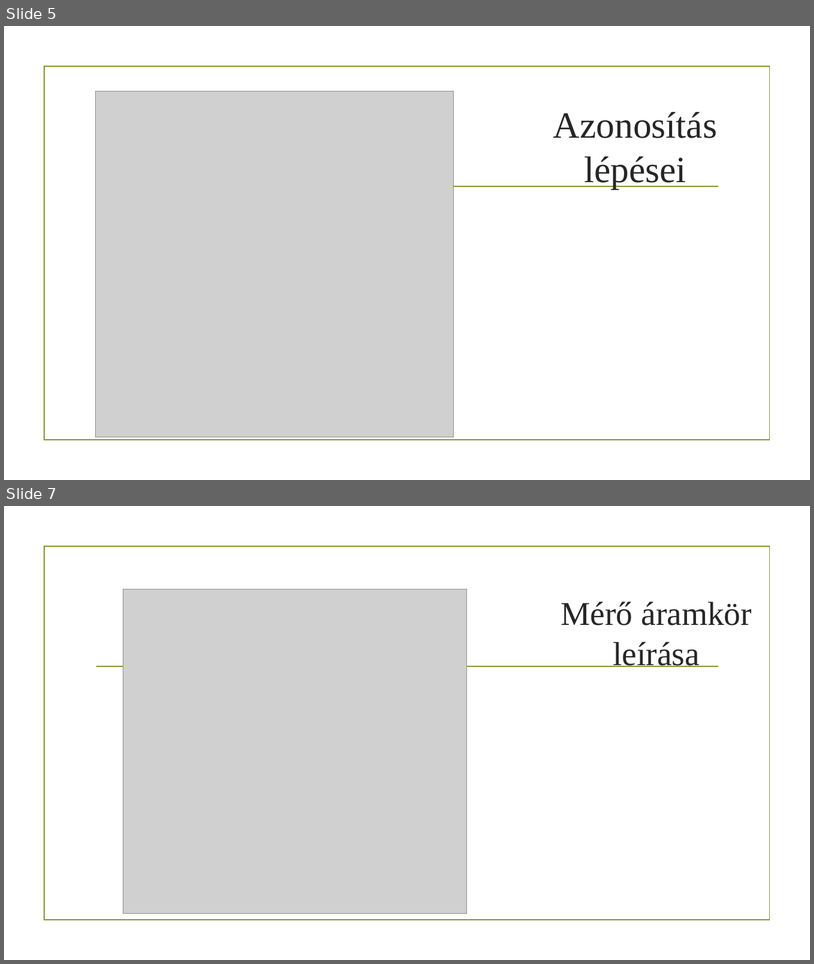
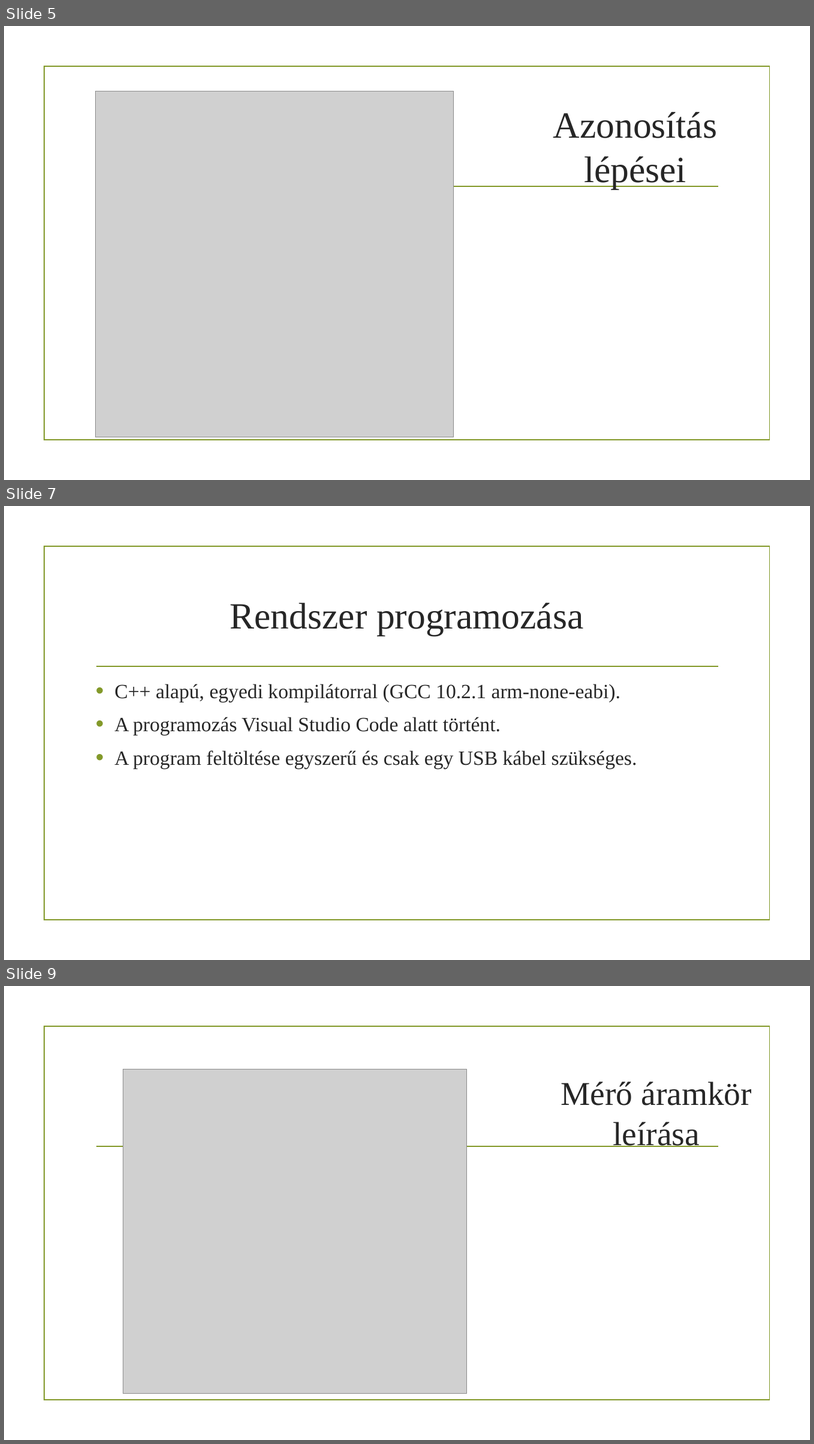
Before and after one commit to LukacsBotond/Allamvizsga, a slide deck: Doc/Lukacs_Botond_prezentacio.pptx. Shown one above the other, each under a label of ours: slides 5 and 7 before the commit, slides 5, 7 and 9 after it; the slides between them are not shown. The pictures are 814x964 and 814x1444 pixels, drawn with LibreOffice and Linux fonts; fonts in the diff are those of the drawing; grey boxes stand for pictures; background and template pictures are left out. Boxes give left, top, right and bottom in pixels: in the first picture for what was removed or moved away, otherwise in the second. Text is boxed around its words. In the diff, an @@ line names an element or a change of style, - is before the commit and + after.

```diff
--- a/Doc/Lukacs_Botond_prezentacio.pptx
+++ b/Doc/Lukacs_Botond_prezentacio.pptx
@@ slide 7 added at box(4, 506, 810, 960), background picture (left out); not listed: 2 template elements that a slide beside it also shows @@
@@ title added at box(230, 603, 584, 636), 44 pt, text #262626 @@
+Rendszer programozása
@@ text added at box(114, 684, 638, 768), 24 pt, text #262626 @@
+• C++ alapú, egyedi kompilátorral (GCC 10.2.1 arm-none-eabi).
+• A programozás Visual Studio Code alatt történt.
+• A program feltöltése egyszerű és csak egy USB kábel szükséges.
@@ what was slide 7 is now slide 9 @@
```
Also in this commit, not shown: 5 slides changed, 4 other slides added, 4 other files.
